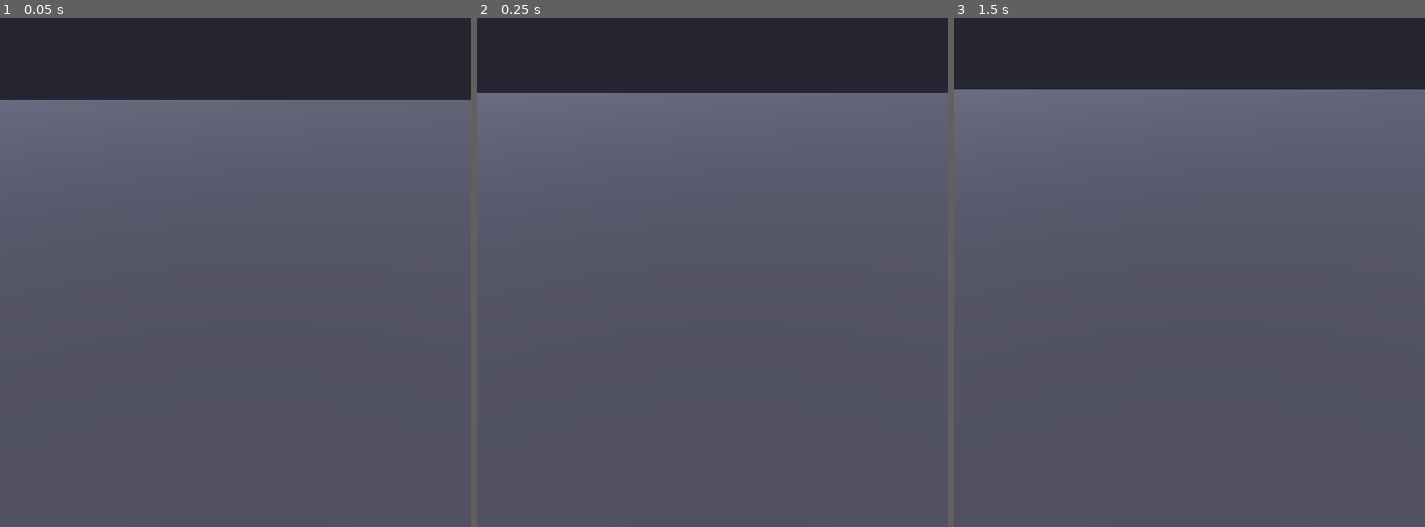
Above: before the commit, frames 1-3 (left to right).
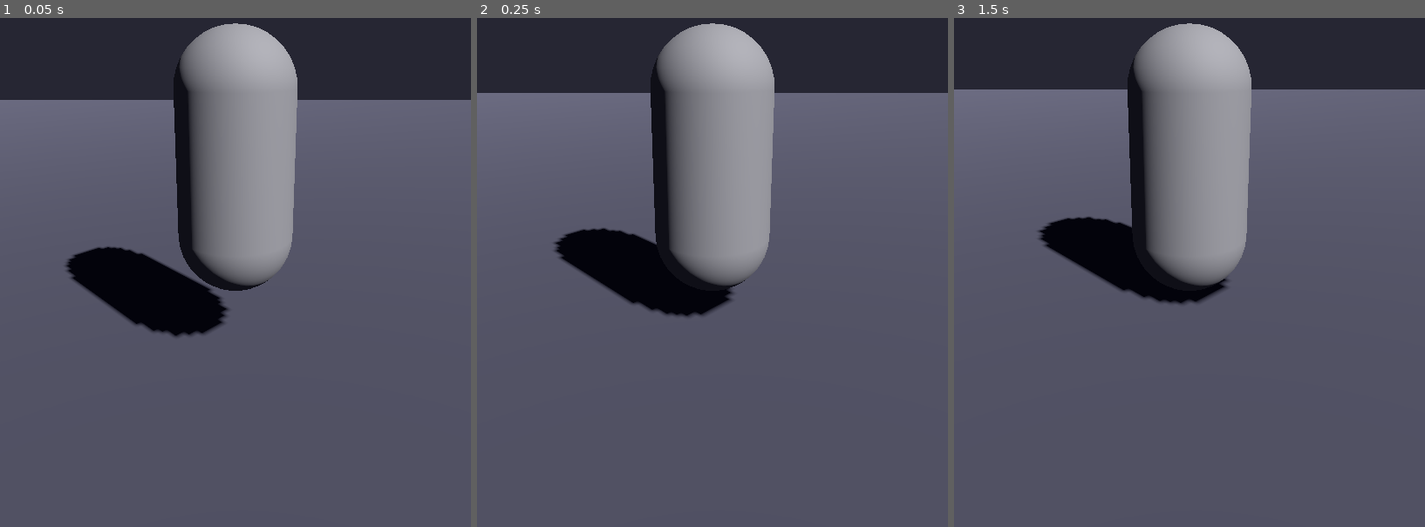
Above: after the commit, the same moments.

Repository: Aurelhopedro/AxevCrime
Game: Godot game, scene res://scenes/main.tscn
Two runs of this game, one before a commit and one after it. Both use one fixed random seed, a clock stepped at 60 frames per second and the inputs below.
Inputs:
- Up to frame 1 (0.05 s): no input
- Up to frame 2 (0.25 s): no input
- Up to frame 3 (1.5 s): tap Enter at 1.25 s

The runs differ from the first frame. In frame 1, 14% of the frame differs, in the area x 13-64%, y 1-63%; in frame 2, 14%; in frame 3, 13%.

Commit message:
fix: add CapsuleMesh to Mesh node, declare all sub_resources properly

Diff:
--- a/scenes/player.tscn
+++ b/scenes/player.tscn
@@ -1,8 +1,12 @@
-[gd_scene load_steps=3 format=3 uid="uid://player_scene"]
+[gd_scene load_steps=4 format=3 uid="uid://player_scene"]
 
 [ext_resource type="Script" path="res://scripts/player_controller.gd" id="1_player"]
 
 [sub_resource type="CapsuleShape3D" id="CapsuleShape3D_1"]
+radius = 0.4
+height = 1.8
+
+[sub_resource type="CapsuleMesh" id="CapsuleMesh_1"]
 radius = 0.4
 height = 1.8
 
@@ -15,6 +19,7 @@
 
 [node name="Mesh" type="MeshInstance3D" parent="."]
 transform = Transform3D(1, 0, 0, 0, 1, 0, 0, 0, 1, 0, 0.9, 0)
+mesh = SubResource("CapsuleMesh_1")
 
 [node name="CameraPivot" type="Node3D" parent="."]
 transform = Transform3D(1, 0, 0, 0, 1, 0, 0, 0, 1, 0, 1.6, 0)
